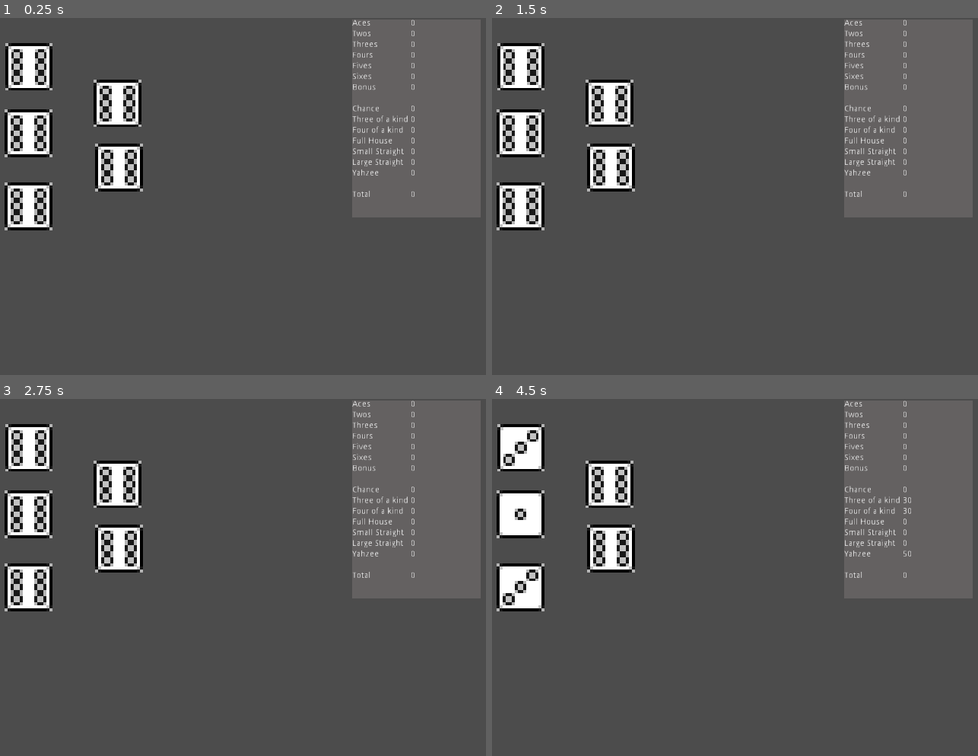
Above: before the commit, frames 1-4 (two rows, left to right).
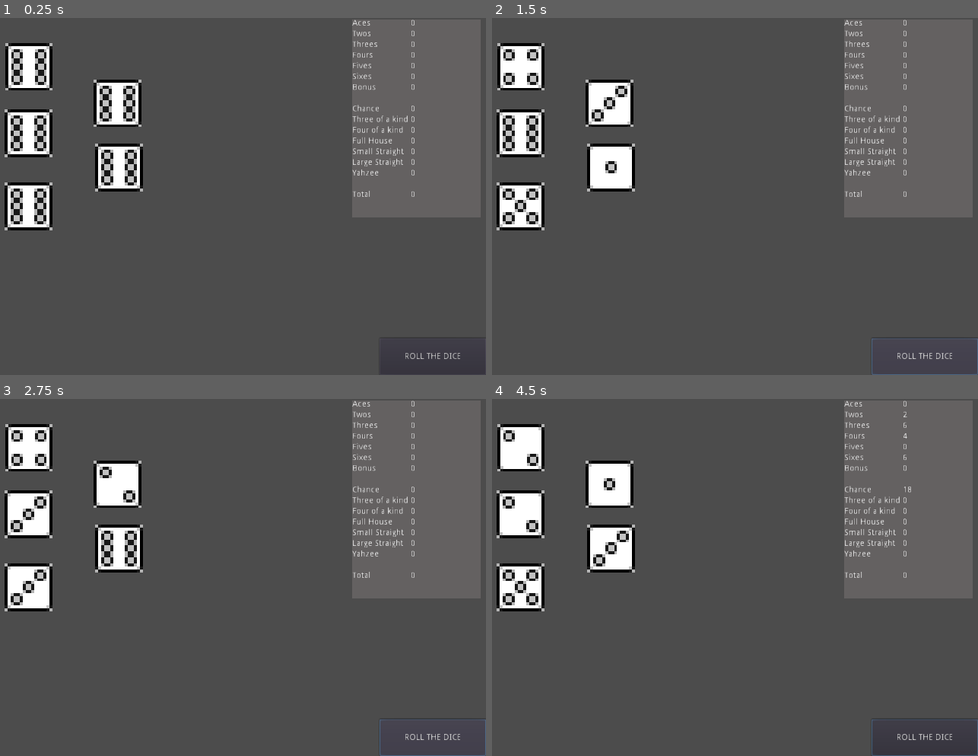
Above: after the commit, the same moments.

Repository: Rirdeg/Yahzee
Game: Godot game, scene res://Scenes/Board.tscn
Two runs of this game, one before a commit and one after it. Both use one fixed random seed, a clock stepped at 60 frames per second and the inputs below. The project has no main scene, so this scene is started directly.
Inputs (mouse positions are in pixels of both pictures, inside the frame that each line leads up to):
- Up to frame 1 (0.25 s): no input
- Up to frame 2 (1.5 s): click (924, 357) at 0.5 s, where only the run after the commit has a clickable "ROLL THE DICE"; click (924, 357) at 1.25 s, where only the run after the commit has a clickable "ROLL THE DICE"
- Up to frame 3 (2.75 s): click (432, 738) at 2 s, where only the run after the commit has a clickable "ROLL THE DICE"
- Up to frame 4 (4.5 s): tap Enter (ui_accept) at 2.75, 3.02, 3.77 s; move the mouse to (807, 559) at 2.77 s; tap 1 (roll1) at 2.85 s; click (807, 559) at 2.92 s; tap 2 (roll2) at 3.05, 3.6 s; move the mouse to (550, 595) at 3.52 s; click (550, 595) at 3.67 s; tap 3 (roll3) at 3.8, 4.35 s; move the mouse to (735, 498) at 4.27 s; click (735, 498) at 4.42 s

The runs differ from the first frame. In frame 1, 0.1% of the frame differs, in the area x 79-99%, y 89-100%; in frame 2, 1.6%; in frame 3, 1.6%; in frame 4, 2.1%, in the area x 2-100%, y 3-100%.

Commit message:
Die hold
Added support to hold certain dice

Diff:
--- a/Scenes/Board.gd
+++ b/Scenes/Board.gd
@@ -9,18 +9,16 @@
 
 var results = [0,0,0,0,0]
 
+var dice = []
+
+func _ready():
+	dice.append(die1)
+	dice.append(die2)
+	dice.append(die3)
+	dice.append(die4)
+	dice.append(die5)
+
 func _process(delta):
-	if Input.is_action_just_pressed("roll1"):
-		die1.start_rolling()
-	if Input.is_action_just_pressed("roll2"):
-		die2.start_rolling()
-	if Input.is_action_just_pressed("roll3"):
-		die3.start_rolling()
-	if Input.is_action_just_pressed("roll4"):
-		die4.start_rolling()
-	if Input.is_action_just_pressed("roll5"):
-		die5.start_rolling()
-
 	if Input.is_action_just_pressed("ui_accept"):
 		update_results()
 		$Scoreboard.update_scoreboard(results)
@@ -33,3 +31,9 @@
 	results[2] = $Dice/Die3.value
 	results[3] = $Dice/Die4.value
 	results[4] = $Dice/Die5.value
+
+
+func _on_Button_pressed():
+	for i in dice:
+		if not i.held:
+			i.start_rolling()
--- a/Scenes/Board.tscn
+++ b/Scenes/Board.tscn
@@ -257,8 +257,21 @@
 margin_right = 8.0
 margin_bottom = 302.0
 text = "0"
+
+[node name="CanvasLayer" type="CanvasLayer" parent="."]
+
+[node name="Button" type="Button" parent="CanvasLayer"]
+margin_left = 845.0
+margin_top = 538.0
+margin_right = 1024.0
+margin_bottom = 600.0
+text = "ROLL THE DICE"
+__meta__ = {
+"_edit_use_anchors_": false
+}
 [connection signal="finished_rolling" from="Dice/Die1" to="." method="_on_Die1_finished_rolling"]
 [connection signal="finished_rolling" from="Dice/Die2" to="." method="_on_Die2_finished_rolling"]
 [connection signal="finished_rolling" from="Dice/Die3" to="." method="_on_Die3_finished_rolling"]
 [connection signal="finished_rolling" from="Dice/Die4" to="." method="_on_Die4_finished_rolling"]
 [connection signal="finished_rolling" from="Dice/Die5" to="." method="_on_Die5_finished_rolling"]
+[connection signal="pressed" from="CanvasLayer/Button" to="." method="_on_Button_pressed"]
--- a/Scenes/Dice.tscn
+++ b/Scenes/Dice.tscn
@@ -35,6 +35,9 @@
 "speed": 5.0
 } ]
 
+[sub_resource type="RectangleShape2D" id=8]
+extents = Vector2( 8.1543, 8.22055 )
+
 [node name="Die" type="AnimatedSprite"]
 position = Vector2( 36.0208, 28.6047 )
 scale = Vector2( 5, 5 )
@@ -48,5 +51,11 @@
 
 [node name="FrameSwitchTimer" type="Timer" parent="."]
 wait_time = 0.1
+
+[node name="Area2D" type="Area2D" parent="."]
+
+[node name="CollisionShape2D" type="CollisionShape2D" parent="Area2D"]
+shape = SubResource( 8 )
 [connection signal="timeout" from="Timer" to="." method="_on_Timer_timeout"]
 [connection signal="timeout" from="FrameSwitchTimer" to="." method="_on_FrameSwitchTimer_timeout"]
+[connection signal="input_event" from="Area2D" to="." method="_on_Area2D_input_event"]
--- a/Scenes/Die.gd
+++ b/Scenes/Die.gd
@@ -3,12 +3,17 @@
 var value = 0
 var current_frame = 0
 var sides = 6
+var held = false
 
 signal finished_rolling
 
 func _ready():
 	randomize()
 	current_frame = randi() % sides
+
+
+func _process(delta):
+	pass
 
 
 func start_rolling():
@@ -30,3 +35,16 @@
 func _on_Timer_timeout():
 	$FrameSwitchTimer.stop()
 	roll()
+
+
+func hold_die():
+	held = !held
+	if held:
+		modulate = "aaaaaa"
+	else:
+		modulate = "ffffff"
+
+
+func _on_Area2D_input_event(viewport, event, shape_idx):
+	if event is InputEventMouseButton && event.button_index == BUTTON_LEFT && event.is_pressed():
+		hold_die()
Not shown: 1 places in Scenes/Dice.tscn that only renumber resources
